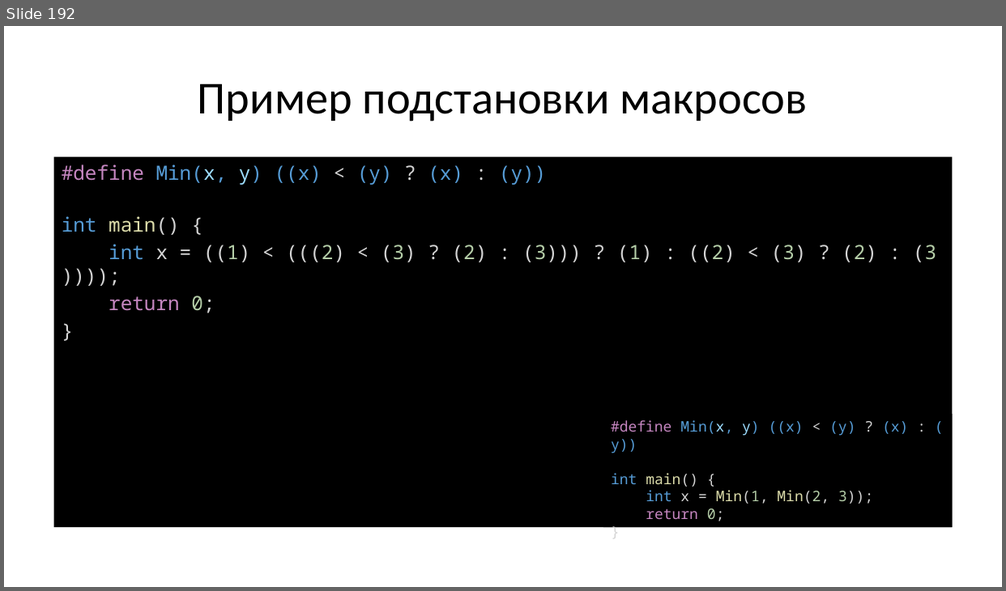
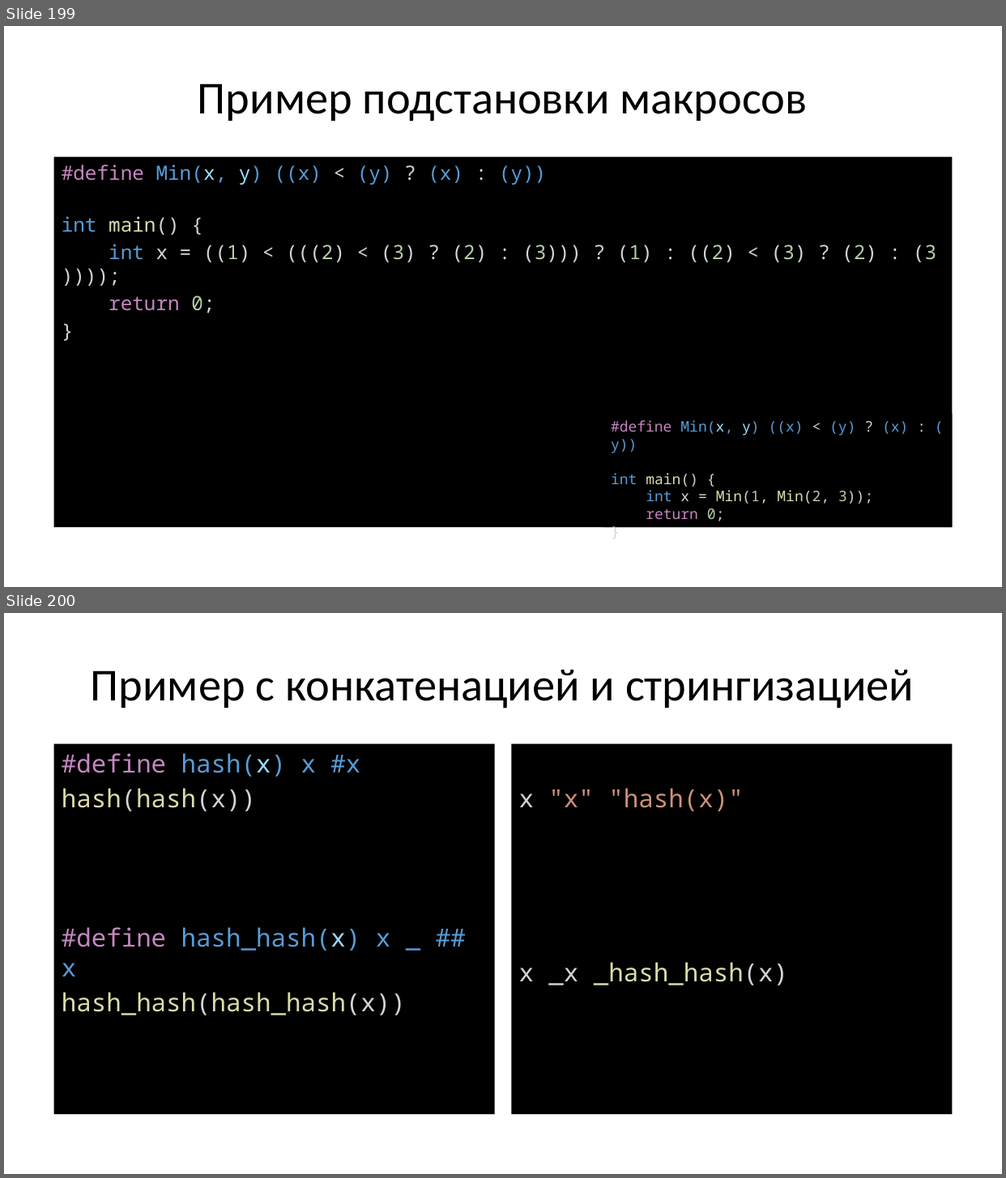
Before and after one commit to Evgueni-Petrov-aka-espetrov/Algorithms-and-Programming-in-C-pptx, a slide deck: 25 Препроцессор языка Си.pptx. Shown one above the other, each under a label of ours: slide 192 before the commit, slides 199 and 200 after it. The pictures are 1006x591 and 1006x1178 pixels, drawn with LibreOffice and Linux fonts; fonts in the diff are those of the drawing. Boxes give left, top, right and bottom in pixels: in the first picture for what was removed or moved away, otherwise in the second. Text is boxed around its words. In the diff, an @@ line names an element or a change of style, - is before the commit and + after.

Commit message:
уточнил expand macros, добавил примеры с ## и #

```diff
--- a/25 Препроцессор языка Си.pptx
+++ b/25 Препроцессор языка Си.pptx
@@ slide 200 added at [4,613,1002,1174], background #FFFFFF @@
@@ title added at [91,670,914,709], 44 pt, text #000000 @@
+Пример с конкатенацией и стрингизацией
@@ text added at [54,744,495,1114], fill #000000, 24 pt, text #DCDCAA @@
+#define hash(x) x #x
+hash(hash(x))
+#define hash_hash(x) x _ ## x
+hash_hash(hash_hash(x))
@@ text added at [512,744,953,1114], fill #000000, 24 pt, text #CE9178 @@
+x "x" "hash(x)"
+x _x _hash_hash(x)
@@ what was slide 192 is now slide 199 @@
```
Also in this commit, not shown: 1 slide changed, 8 other slides added.
